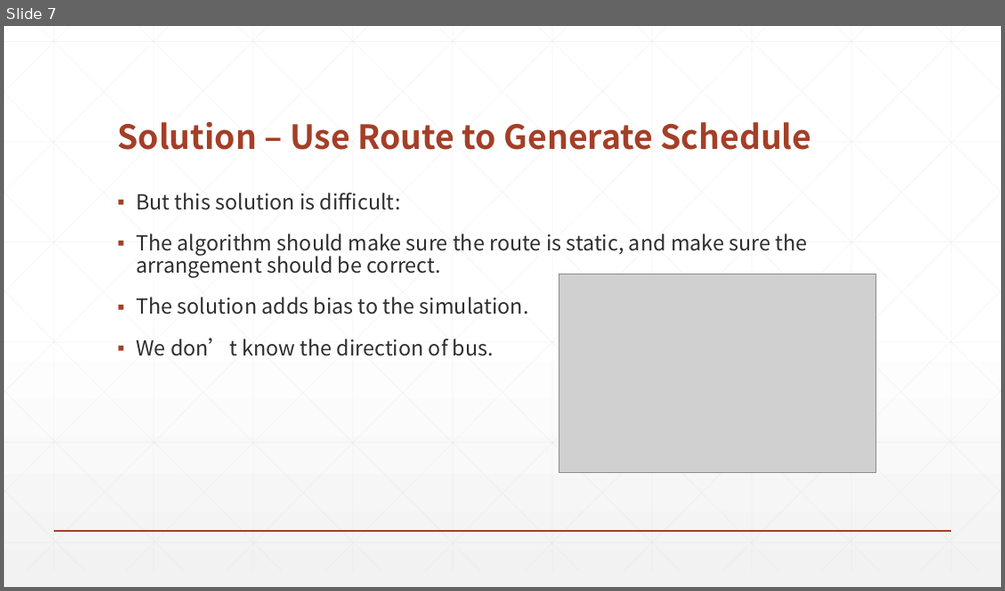
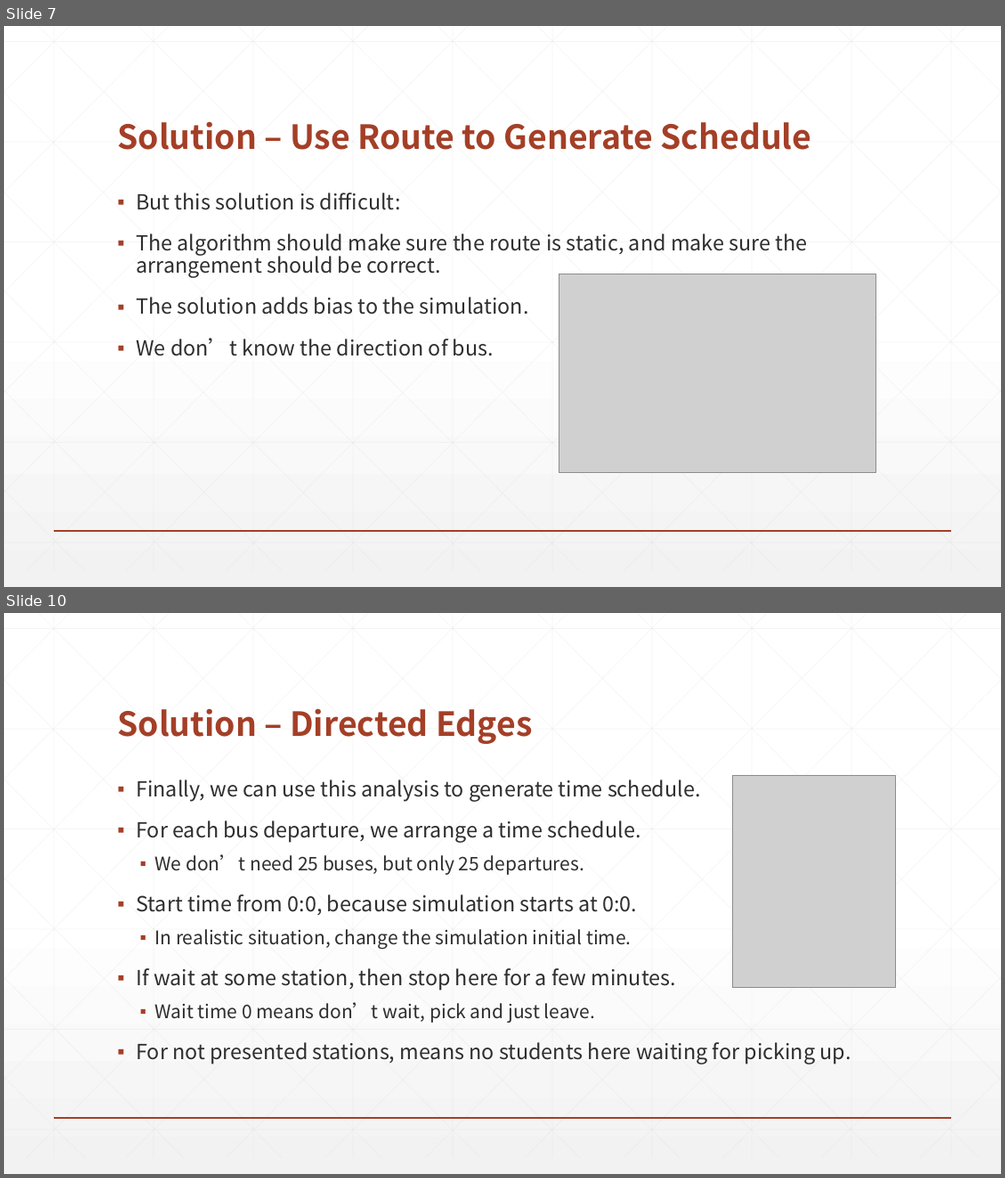
Before and after one commit to Lyther/Cargo-impl, a slide deck: Document/Innovation-project/pre-final.pptx. Shown one above the other, each under a label of ours: slide 7 before the commit, slides 7 and 10 after it; the slides between them are not shown. The pictures are 1005x591 and 1005x1178 pixels, drawn with LibreOffice and Linux fonts; fonts in the diff are those of the drawing; grey boxes stand for pictures. Boxes give left, top, right and bottom in pixels: in the first picture for what was removed or moved away, otherwise in the second. Text is boxed around its words. In the diff, an @@ line names an element or a change of style, - is before the commit and + after.

```diff
--- a/Document/Innovation-project/pre-final.pptx
+++ b/Document/Innovation-project/pre-final.pptx
@@ slide 10 added at [4,613,1001,1174], background gradient #FFFFFF to #F2F2F2; not listed: 47 template elements that a slide beside it also shows @@
@@ title added at [117,708,532,744], 32 pt, text #A43F27, bold @@
+Solution – Directed Edges
@@ text added at [136,779,851,1064], 20 pt, text #2D2E2D @@
+▪ Finally, we can use this analysis to generate time schedule.
+▪ For each bus departure, we arrange a time schedule.
+  ▪ We don’t need 25 buses, but only 25 departures.
+▪ Start time from 0:0, because simulation starts at 0:0.
+  ▪ In realistic situation, change the simulation initial time.
+▪ If wait at some station, then stop here for a few minutes.
+  ▪ Wait time 0 means don’t wait, pick and just leave.
+▪ For not presented stations, means no students here waiting for picking up.
@@ picture added at [732,775,896,988] @@
```
Also in this commit, not shown: 3 other slides added, 9 slides removed, 2 other files.
